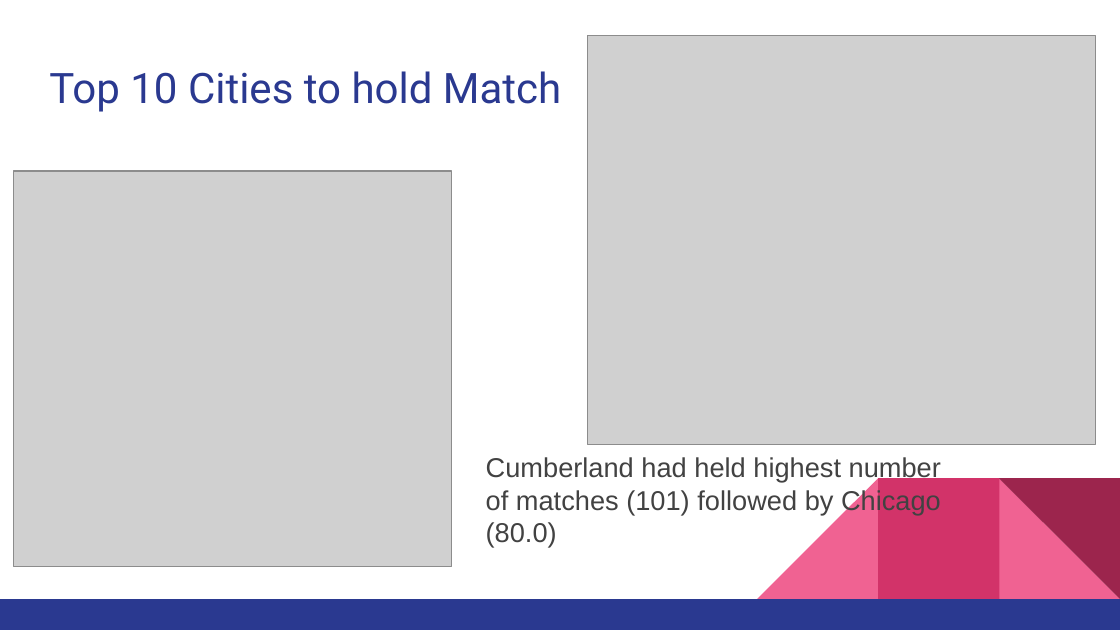
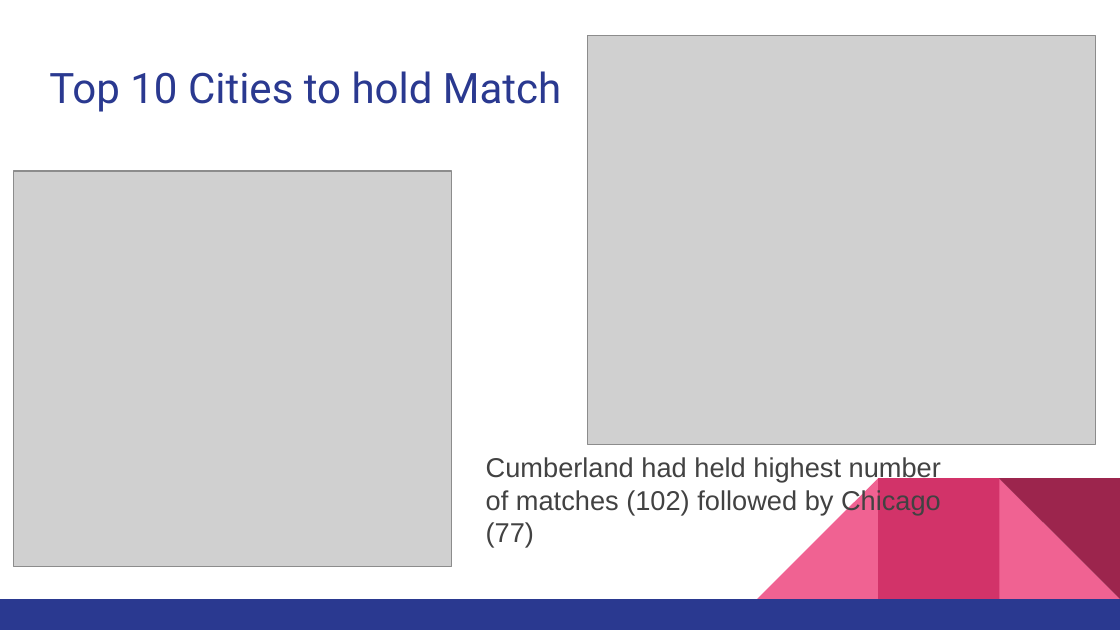
Before and after one commit to ChrisOspina/Python-Midterm-Project, a slide deck: slide 10 of MLB Presentation.pptx (slide 12 before the commit). Drawn at 1120x630 pixels with LibreOffice and Linux fonts; fonts in the diff are those of the drawing; grey boxes stand for pictures. Boxes give left, top, right and bottom in pixels: in the first picture for what was removed or moved away, otherwise in the second. Text is boxed around its words. In the diff, an @@ line names an element or a change of style, - is before the commit and + after.

```diff
--- a/MLB Presentation.pptx
+++ b/MLB Presentation.pptx
@@ text at box(486, 457, 941, 547): text changed @@
-Cumberland had held highest number of matches (101) followed by Chicago (80.0)
+Cumberland had held highest number of matches (102) followed by Chicago (77)
```
Also in this commit, not shown: 5 other slides changed, 4 other files.
